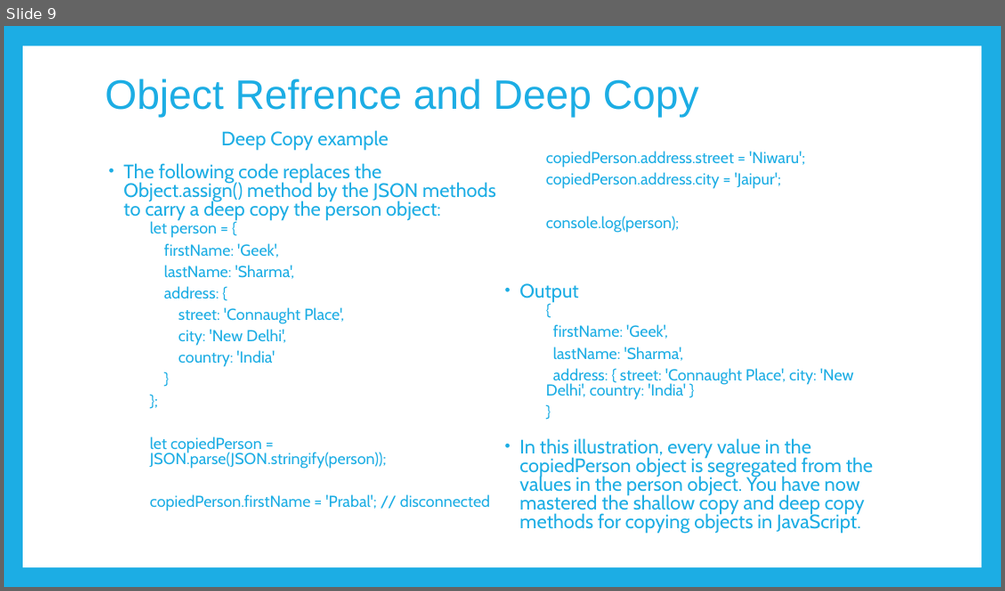
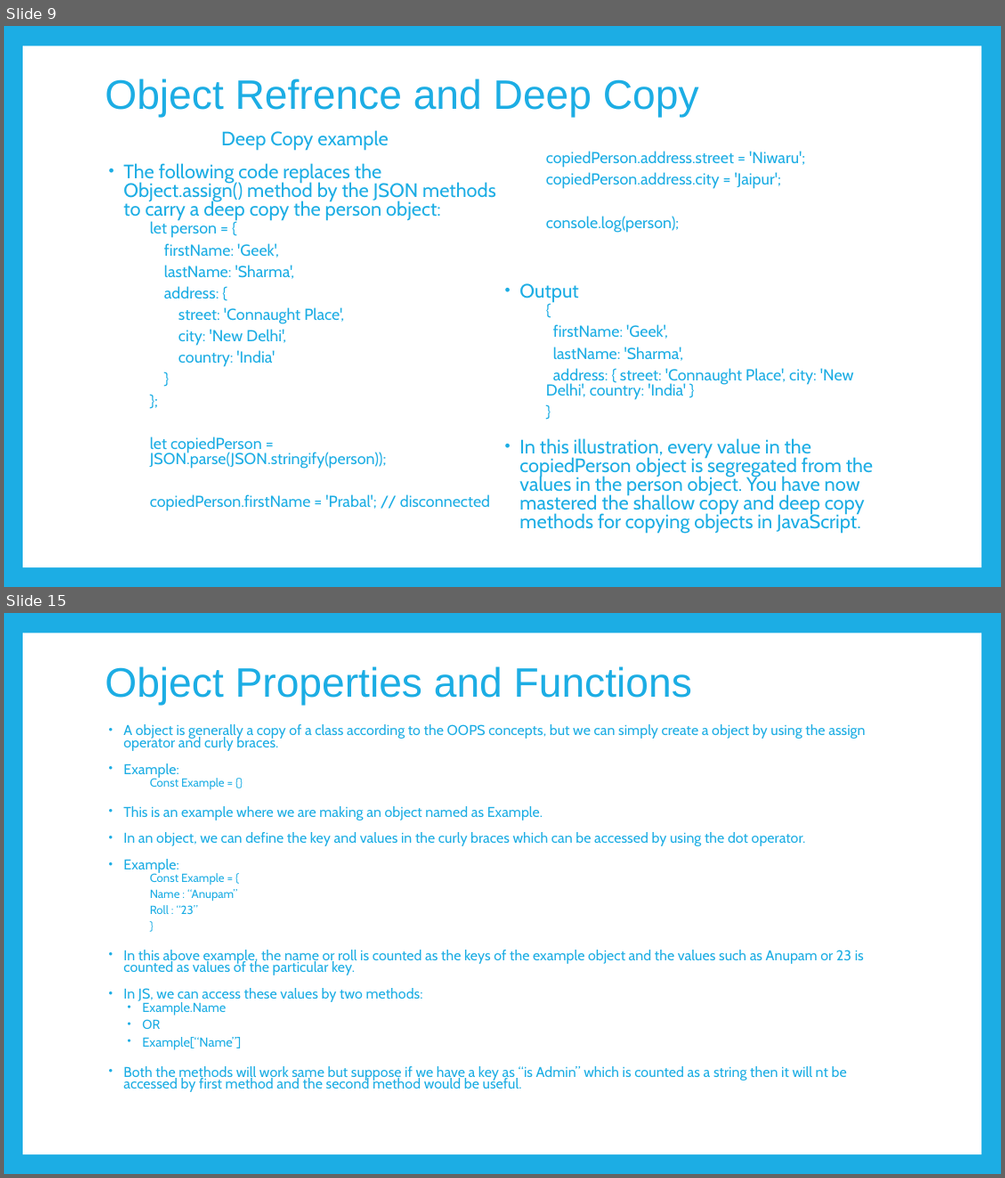
Before and after one commit to PramodJana/JavaScript, a slide deck: GFG JS Course Curriculam/Articles/006 Objects.pptx. Shown one above the other, each under a label of ours: slide 9 before the commit, slides 9 and 15 after it; the slides between them are not shown. The pictures are 1005x591 and 1005x1178 pixels, drawn with LibreOffice and Linux fonts; fonts in the diff are those of the drawing. Boxes give left, top, right and bottom in pixels: in the first picture for what was removed or moved away, otherwise in the second. Text is boxed around its words. In the diff, an @@ line names an element or a change of style, - is before the commit and + after.

```diff
--- a/GFG JS Course Curriculam/Articles/006 Objects.pptx
+++ b/GFG JS Course Curriculam/Articles/006 Objects.pptx
@@ slide 15 added at [4,613,1001,1174], background #1CADE4; not listed: 1 template element that a slide beside it also shows @@
@@ title added at [105,666,692,706], 39.6 pt, text #1CADE4 @@
+Object Properties and Functions
@@ text added at [123,724,865,1092], 13.8 pt, text #1CADE4 @@
+• A object is generally a copy of a class according to the OOPS concepts, but we can simply create a object by using the assign operator and curly braces.
+• Example:
+    Const Example = {}
+• This is an example where we are making an object named as Example.
+• In an object, we can define the key and values in the curly braces which can be accessed by using the dot operator.
+• Example:
+    Const Example = {
+    Name : “Anupam”
+    Roll : “23”
+    }
+• In this above example, the name or roll is counted as the keys of the example object and the values such as Anupam or 23 is counted as values of the particular key.
+• In JS, we can access these values by two methods:
+  • Example.Name
+  • OR
+  • Example[“Name”]
+• Both the methods will work same but suppose if we have a key as “is Admin” which is counted as a string then it will nt be accessed by first method and the second method would be useful.
```
Also in this commit, not shown: 8 other slides added, 9 slides removed.
